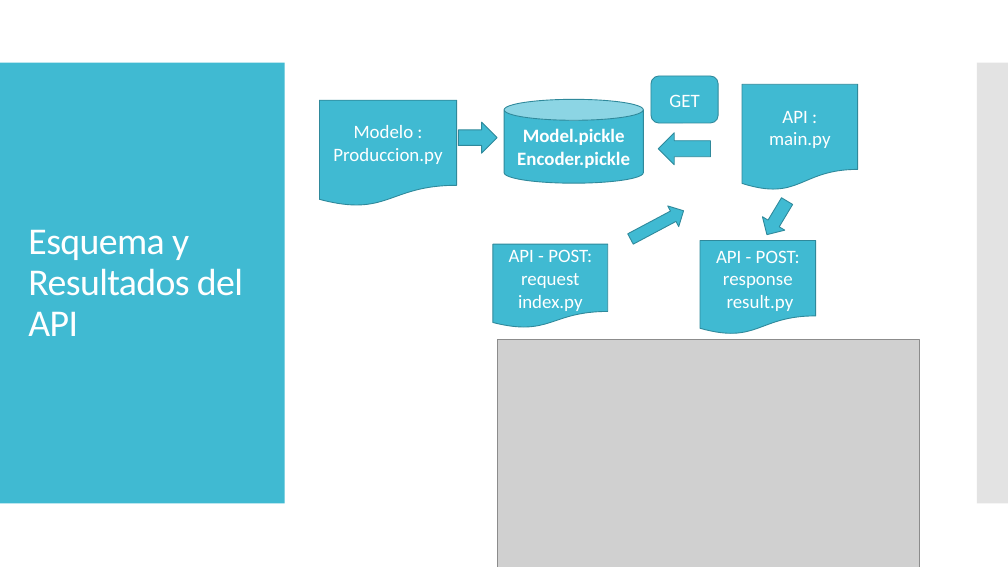
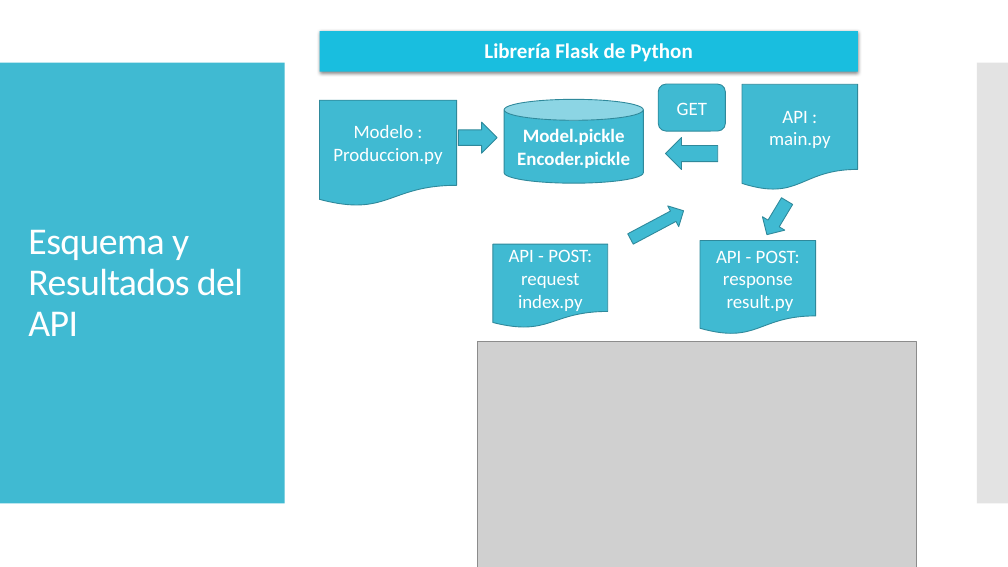
Before and after one commit to amariasm/Proyecto_API_Random_Forest, a slide deck: slide 14 of articulo/Presentación Proyecto v1.pptx. Drawn at 1008x567 pixels with LibreOffice and Linux fonts; fonts in the diff are those of the drawing; grey boxes stand for pictures. Boxes give left, top, right and bottom in pixels: in the first picture for what was removed or moved away, otherwise in the second. Text is boxed around its words. In the diff, an @@ line names an element or a change of style, - is before the commit and + after.

```diff
--- a/articulo/Presentación Proyecto v1.pptx
+++ b/articulo/Presentación Proyecto v1.pptx
@@ text added at bbox=[320, 31, 858, 72], fill #19BFE0, 20 pt, text #FFFFFF, bold @@
+Librería Flask de Python
@@ rounded rectangle "GET": place and size @@
-rounded rectangle "GET" at bbox=[651, 76, 718, 123]
+rounded rectangle "GET" at bbox=[659, 84, 726, 131]
@@ right arrow: place and size @@
-right arrow at bbox=[659, 133, 711, 165]
+right arrow at bbox=[665, 138, 718, 169]
@@ picture: place and size @@
-picture at bbox=[498, 340, 920, 567]
+picture at bbox=[478, 342, 916, 567]
```
Also in this commit, not shown: 6 other slides changed, 1 other file.
